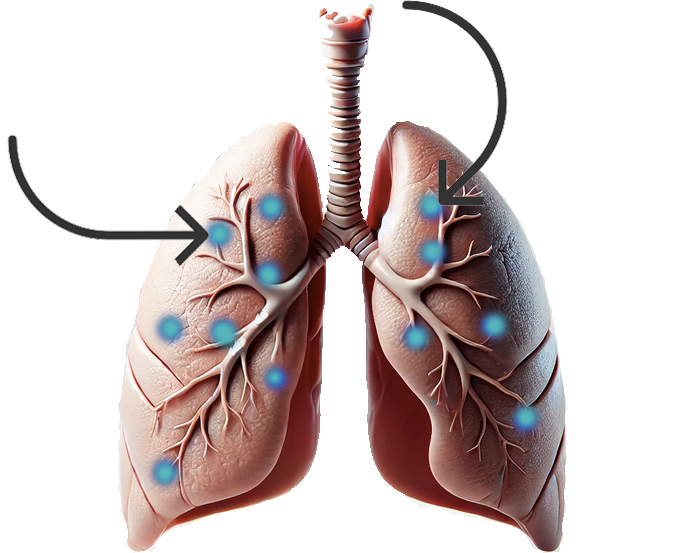
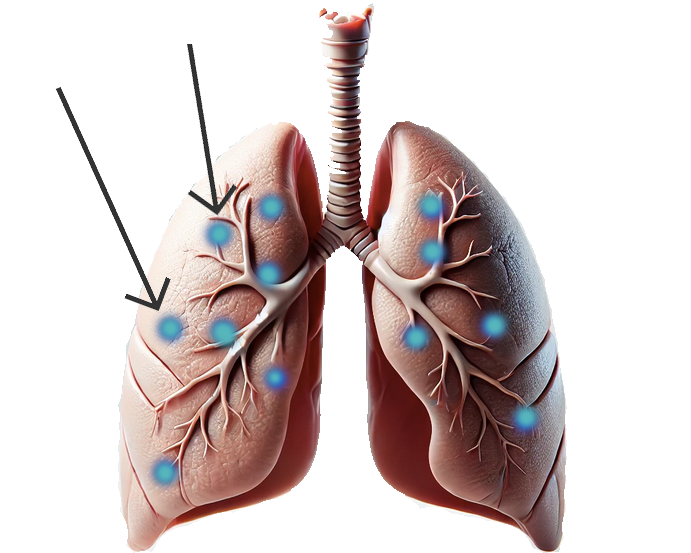
Revision of a layered 691 x 553 image; what changed, layer by layer:
painted on "Слой 2" over [186, 0, 508, 216]
painted on "Слой 1" over [7, 86, 210, 312]
